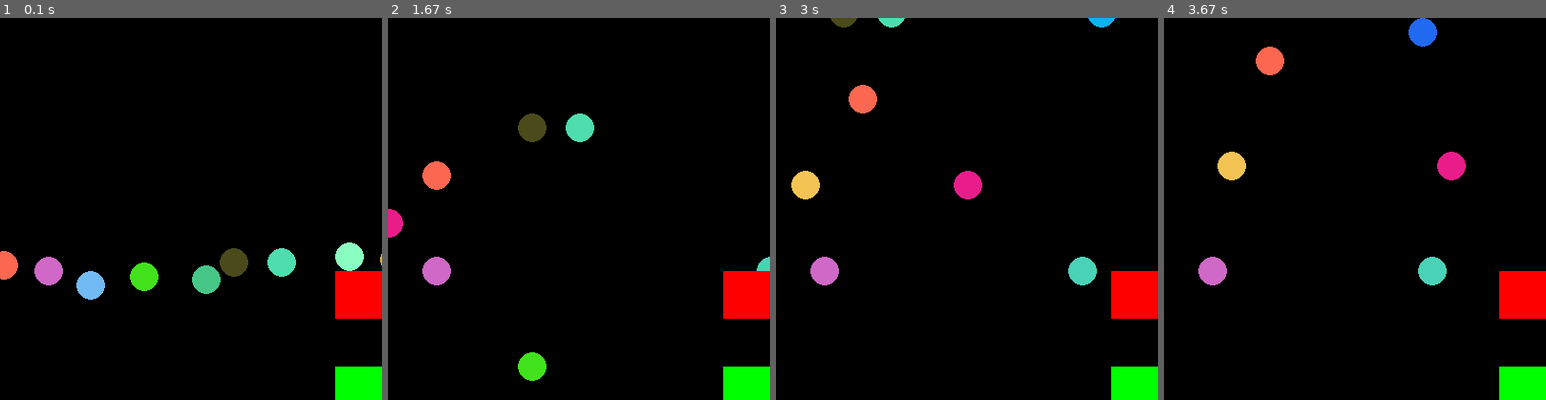
Above: before the commit, frames 1-4 (left to right).
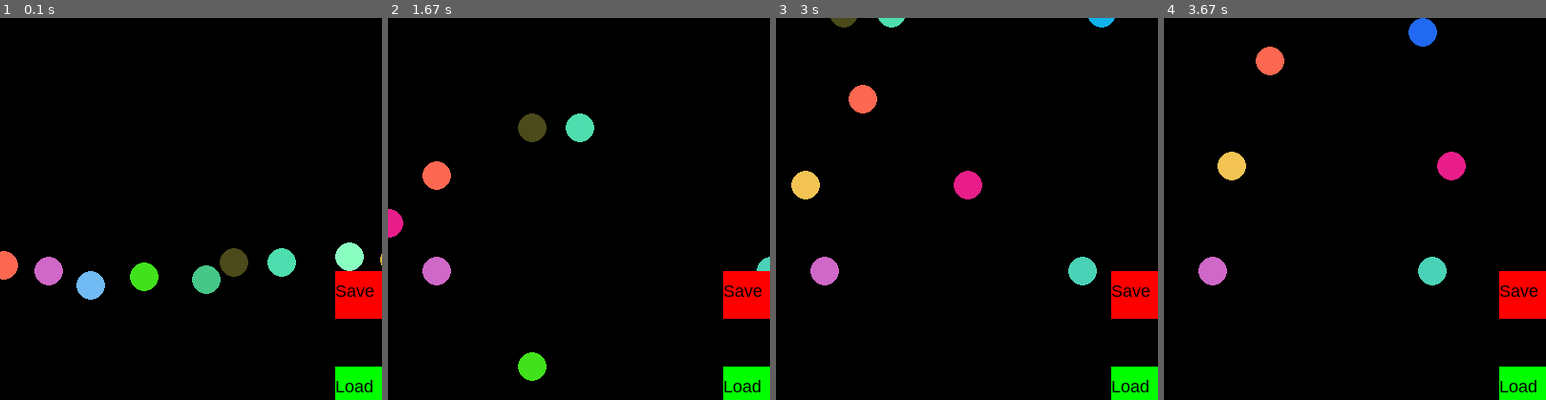
Above: after the commit, the same moments.

Repository: StevePaget/pickleDemo
Game: pygame game, started from main.py
Same seed, same stepped clock (60 frames per second), same inputs: the game is played once before the commit and once after it.
Inputs (mouse positions are % of the whole screen's width and height, from its top left):
- Up to frame 1 (0.1 s): no input
- Up to frame 2 (1.67 s): click (94, 53) at 0.38 s
- Up to frame 3 (3 s): no input
- Up to frame 4 (3.67 s): no input
The pictures show only the part of the screen within x 44-94%, y 17-67%; the shares and areas given below are measured in that part.

The runs differ from the first frame. In frame 1, 0.3% of the frame differs, in the area x 88-98%, y 70-98%; in frame 2, 0.3%; in frame 3, 0.3%; in frame 4, 0.3%.

Commit message:
Add Save and Load button functionality

Diff:
--- a/main.py
+++ b/main.py
@@ -23,6 +23,8 @@
     def __init__(self,x,y):
         self.x = x
         self.y = y
+        saveText=makeLabel("Save",18,700,410,"black")
+        showLabel(saveText)
 
     def draw(self):
         drawRect(self.x,self.y,100,50,"red")
@@ -30,18 +32,23 @@
     def checkClicked(self):
         if mousePressed() and self.x <= mouseX() <= self.x+100 and self.y <= mouseY() <= self.y+50:
             saveFile()
+            drawRect(self.x,self.y,100,50,"white")
 
 class LoadButton():
     def __init__(self,x,y):
         self.x = x
         self.y = y
+        loadText=makeLabel("Load",18,700,510,"black")
+        showLabel(loadText)
 
     def draw(self):
         drawRect(self.x,self.y,100,50,"green")
 
+
     def checkClicked(self):
         if mousePressed() and self.x <= mouseX() <= self.x+100 and self.y <= mouseY() <= self.y+50:
             loadFile()
+            drawRect(self.x,self.y,100,50,"white")
 
 def saveFile():
     f = open("blobs.file", "wb")
@@ -60,6 +67,7 @@
 save = SaveButton(700,400)
 load = LoadButton(700,500)
 
+
 while True:
     clearShapes()
     for b in blobs:
@@ -69,5 +77,7 @@
     save.draw()
     load.checkClicked()
     save.checkClicked()
+
+
     updateDisplay()
     tick(30)
